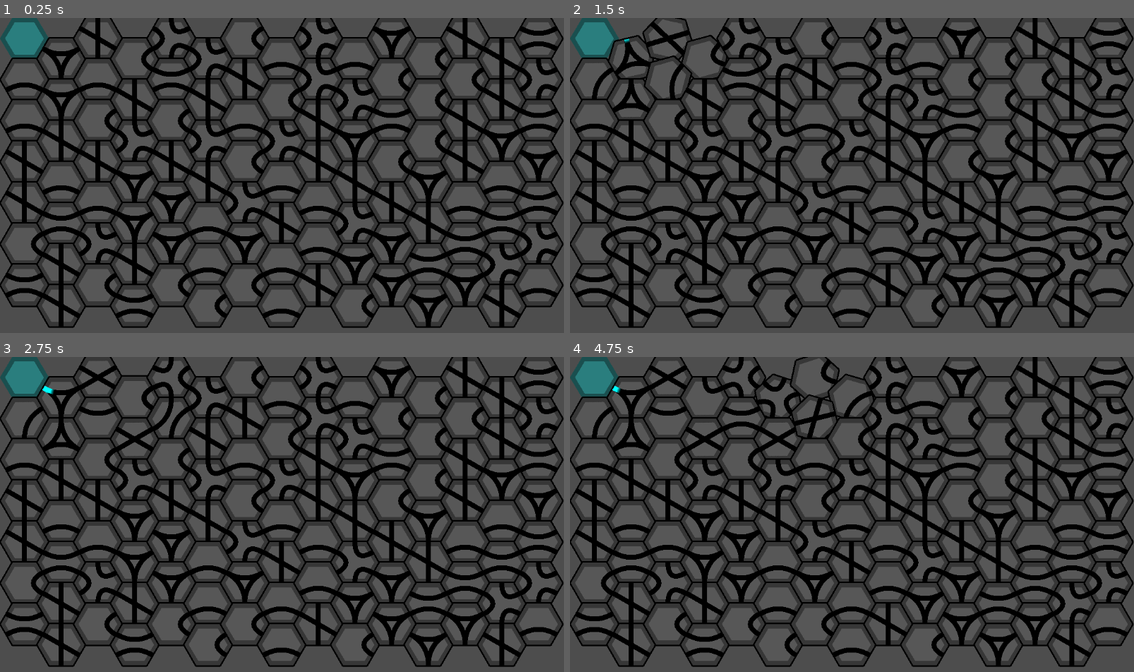
Above: before the commit, frames 1-4 (two rows, left to right).
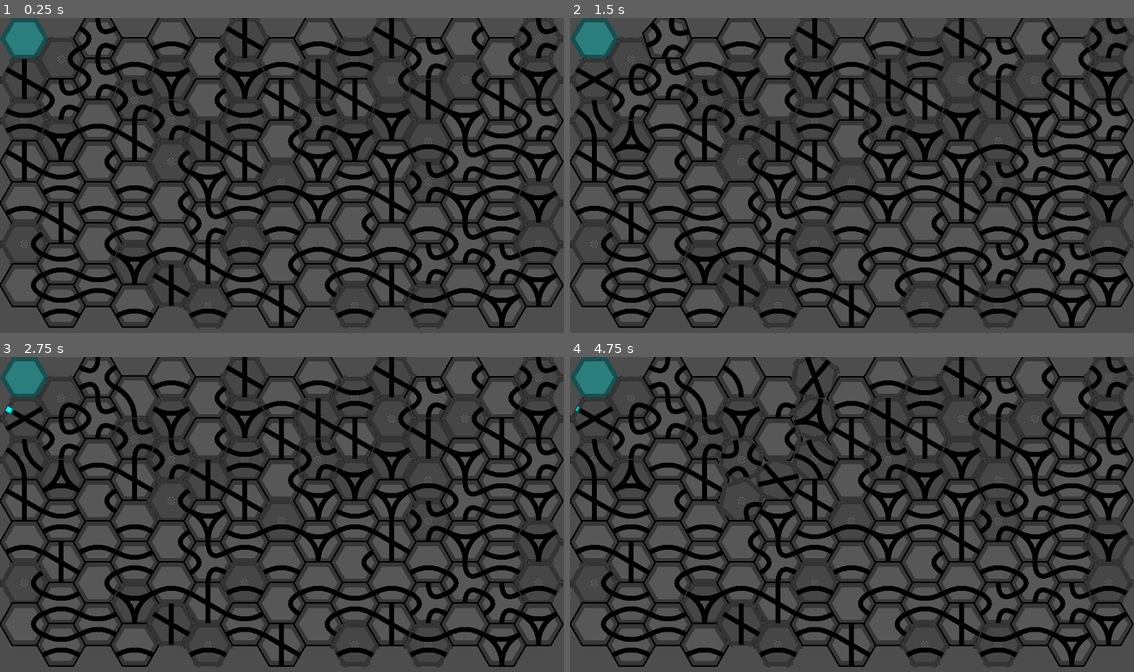
Above: after the commit, the same moments.

Repository: Nemleck/overflowed
Game: Godot game, scene res://scenes/game.tscn
Two runs of this game, one before a commit and one after it. Both use one fixed random seed, a clock stepped at 60 frames per second and the inputs below.
Inputs (mouse positions are in pixels of both pictures, inside the frame that each line leads up to):
- Up to frame 1 (0.25 s): no input
- Up to frame 2 (1.5 s): tap Enter at 0.5 s; move the mouse to (632, 58) at 0.52 s; click (632, 58) at 0.6 s; move the mouse to (665, 40) at 1.27 s; click (665, 40) at 1.35 s
- Up to frame 3 (2.75 s): move the mouse to (135, 397) at 2.02 s; click (135, 397) at 2.1 s
- Up to frame 4 (4.75 s): move the mouse to (739, 379) at 2.77 s; click (739, 379) at 2.85 s; move the mouse to (778, 397) at 3.52 s; click (778, 397) at 3.6 s; move the mouse to (812, 379) at 4.27 s; click (812, 379) at 4.35 s

The runs differ from the first frame. In frame 1, 21% of the frame differs, in the area x 0-100%, y 0-99%; in frame 2, 22%; in frame 3, 22%; in frame 4, 23%.

Commit message:
Added geared polygons

Diff:
--- /dev/null
+++ b/overflowed/scenes/geared_polygon.gd
@@ -0,0 +1,20 @@
+extends Piped_Polygon
+class_name Geared_Polygon
+
+func scenes():
+	return {
+	"triangle": null,
+	"square": null,
+	"hexagon": preload("res://textures/polygons/geared_polygon/geared_hexagon_texture_rect.tscn")
+}
+
+func gearable():
+	return true
+
+func schedule_rotate(angle, i=0):
+	self.to_rotate = angle
+
+	if i < 4:
+		for key in self.neighbors.keys():
+			if self.neighbors[key].gearable():
+				self.neighbors[key].schedule_rotate(-angle, i+1)
--- /dev/null
+++ b/overflowed/scenes/geared_polygon.tscn
@@ -0,0 +1,22 @@
+[gd_scene load_steps=5 format=3 uid="uid://4tdqik6eqlk0"]
+
+[ext_resource type="Script" path="res://scenes/geared_polygon.gd" id="1_ppqxw"]
+[ext_resource type="PackedScene" uid="uid://df0mv6f58d10x" path="res://scenes/pipe.tscn" id="2_7r3il"]
+[ext_resource type="Script" path="res://scenes/pipes.gd" id="3_ynlh5"]
+
+[sub_resource type="CircleShape2D" id="CircleShape2D_j3sbk"]
+radius = 42.19
+
+[node name="Polygon" type="Area2D"]
+script = ExtResource("1_ppqxw")
+metadata/test = true
+
+[node name="pipes" parent="." instance=ExtResource("2_7r3il")]
+script = ExtResource("3_ynlh5")
+
+[node name="CollisionShape2D" type="CollisionShape2D" parent="."]
+scale = Vector2(0.88, 0.88)
+shape = SubResource("CircleShape2D_j3sbk")
+
+[connection signal="mouse_entered" from="." to="." method="_on_area_2d_mouse_entered"]
+[connection signal="mouse_exited" from="." to="." method="_on_area_2d_mouse_exited"]
--- a/overflowed/scenes/load_level.gd
+++ b/overflowed/scenes/load_level.gd
@@ -2,7 +2,8 @@
 
 var scenes = {
 	"piped": preload("res://scenes/piped_polygon.tscn"),
-	"source": preload("res://scenes/source_polygon.tscn")
+	"source": preload("res://scenes/source_polygon.tscn"),
+	"geared": preload("res://scenes/geared_polygon.tscn")
 }
 
 var pipe = preload("res://scenes/pipe.tscn")
@@ -22,7 +23,7 @@
 	for y in range(7):
 		map.append([])
 		for x in range(15):
-			var type = "piped"
+			var type = ["piped", "piped", "geared"][randi_range(0, 2)]
 			if x == 0 and y == 0:
 				type = "source"
 
@@ -35,7 +36,7 @@
 			var order = 6
 			var polygon = scene.instantiate()
 
-			if type == "piped":
+			if type in ["piped", "geared"]:
 				var pipe = polygon.get_node("pipes")
 
 			polygon.x = x
@@ -82,7 +83,7 @@
 					if x % 2 == 0:
 						polygon.add_neighbor(map[y-1][x+1], 5)
 
-			if type == "piped":
+			if type in ["piped", "geared"]:
 				var choice = randi_range(0, len(pipe_configs)-1)
 
 				for pipe_entries in pipe_configs[choice]:
--- a/overflowed/scenes/piped_polygon.gd
+++ b/overflowed/scenes/piped_polygon.gd
@@ -16,6 +16,9 @@
 func flow(n):
 	self.pipes.flow(n)
 
+func schedule_rotate(angle):
+	self.to_rotate = angle
+
 func rotatable():
 	return true
 
@@ -29,16 +32,7 @@
 
 # Called every frame. 'delta' is the elapsed time since the previous frame.
 func _process(delta: float) -> void:
-	if self.to_rotate != 0:
-		var angle: float = 0
-
-		if abs(self.to_rotate) > delta * ROTATE_SPEED:
-			angle = delta * ROTATE_SPEED * sign(self.to_rotate)
-		else:
-			angle = self.to_rotate
-
-		self.to_rotate -= angle
-		self.rotate(angle)
+	self._process_rotation(delta)
 
 	for pipe in pipes.pipes:
 		if pipe["flow"]["flowing"]:
@@ -62,11 +56,22 @@
 	if draggable and Input.is_action_just_pressed("click") and queue < 5:
 		self.queue += 1
 
+func _process_rotation(delta):
+	if self.to_rotate != 0:
+		var angle: float = 0
+
+		if abs(self.to_rotate) > delta * ROTATE_SPEED:
+			angle = delta * ROTATE_SPEED * sign(self.to_rotate)
+		else:
+			angle = self.to_rotate
+
+		self.to_rotate -= angle
+		self.rotate(angle)
+
 	if self.to_rotate == 0 and queue > 0:
 		self.queue -= 1
 
-		self.to_rotate = 2*PI/self.order
-		for key in self.neighbors.keys():
-			if self.neighbors[key].rotatable():
-				self.neighbors[key].to_rotate = -2*PI/self.order
-				print_debug(key)
+		self.schedule_rotate(2*PI/self.order)
+		#for key in self.neighbors.keys():
+			#if self.neighbors[key].rotatable():
+				#self.neighbors[key].to_rotate = -2*PI/self.order
--- a/overflowed/scenes/pipes.gd
+++ b/overflowed/scenes/pipes.gd
@@ -46,7 +46,7 @@
 			for entry in pipe["entries"]:
 				if n != entry:
 					n2 = entry
-			print_debug(n, n2)
+
 			pipe["flow"] = {"flowing": true, "percentage": 0, "from": n, "to": n2}
 
 func _generate_pipe(order: int, pipe_JSON):
@@ -73,9 +73,10 @@
 	for pipe in pipes:
 		_generate_pipe(POLYGON.order, pipe)
 
-	for i in range(POLYGON.order):
-		draw_line(self._get_vertex_coord(POLYGON.order, i), self._get_vertex_coord(POLYGON.order, i+1), Color(), 3)
-		#draw_line(self._get_middle_coord(6, i), self._get_middle_coord(6, i+1), Color(), 3)
+	if not POLYGON.gearable():
+		for i in range(POLYGON.order):
+			draw_line(self._get_vertex_coord(POLYGON.order, i), self._get_vertex_coord(POLYGON.order, i+1), Color(), 3)
+			#draw_line(self._get_middle_coord(6, i), self._get_middle_coord(6, i+1), Color(), 3)
 
 	#draw_string(ARIAL, CENTER, str([POLYGON.x, POLYGON.y]), HORIZONTAL_ALIGNMENT_CENTER, -1, 16, Color(255, 255, 255))
 
--- a/overflowed/scripts/polygon.gd
+++ b/overflowed/scripts/polygon.gd
@@ -29,6 +29,9 @@
 func rotatable():
 	return false
 
+func gearable():
+	return false
+
 func _set_order(order: int):
 	self.order = order
 
--- /dev/null
+++ b/overflowed/textures/polygons/geared_polygon/geared_hexagon_texture_rect.tscn
@@ -0,0 +1,11 @@
+[gd_scene load_steps=2 format=3 uid="uid://dar6t58usw22i"]
+
+[ext_resource type="Texture2D" uid="uid://xe6wux5t8cfx" path="res://textures/polygons/geared_polygon/hexagon.png" id="1_jbv1y"]
+
+[node name="TextureRect" type="TextureRect"]
+offset_left = -50.0
+offset_top = -47.07
+offset_right = 50.0
+offset_bottom = 47.08
+texture = ExtResource("1_jbv1y")
+expand_mode = 1
Binary file added: overflowed/textures/polygons/geared_polygon/hexagon.png
Not shown, added: overflowed/textures/polygons/geared_polygon/hexagon.png.import
Not shown, added: proto/level_selector.png
Not shown, added: proto/level_selector.xcf
Not shown, added: proto/mode_joueur.xcf
